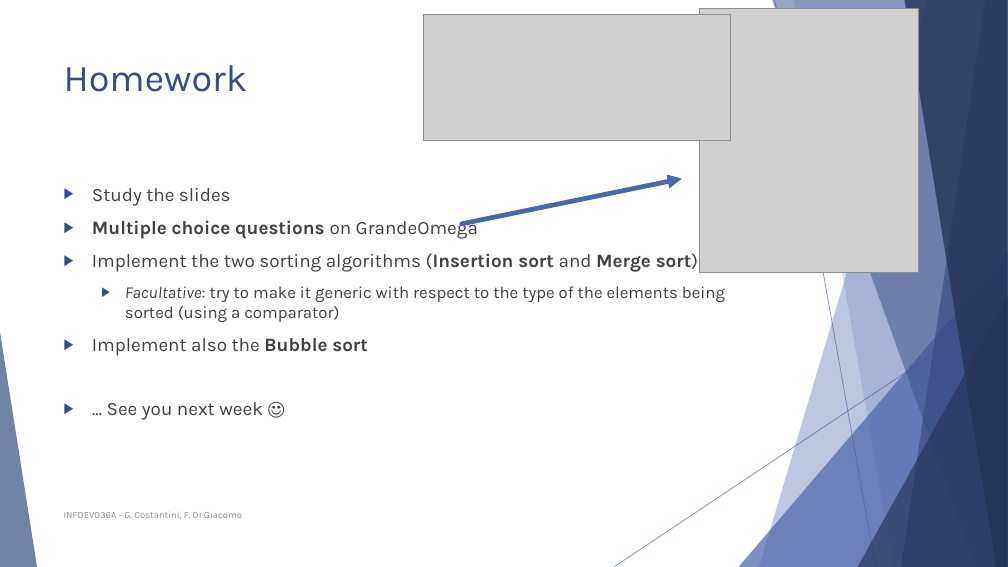
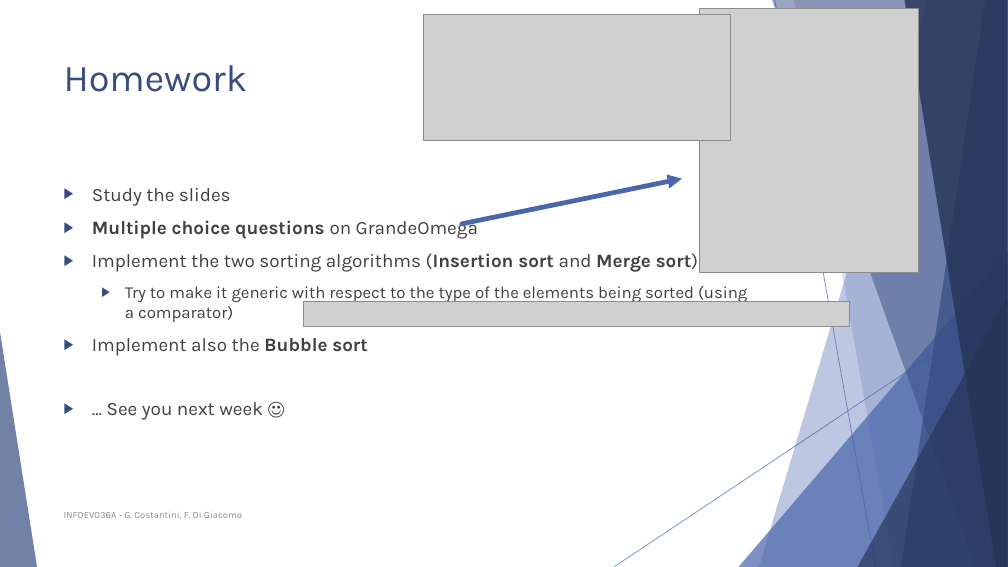
Before and after one commit to FurkanAndac/Development-6A, a slide deck: slide 46 of Lesson slides/Unit 2 - Sorting algorithms.pptx. Drawn at 1008x567 pixels with LibreOffice and Linux fonts; fonts in the diff are those of the drawing; grey boxes stand for pictures. Boxes give left, top, right and bottom in pixels: in the first picture for what was removed or moved away, otherwise in the second. Text is boxed around its words. In the diff, an @@ line names an element or a change of style, - is before the commit and + after.

Commit message:
fixes lesson 2

```diff
--- a/Lesson slides/Unit 2 - Sorting algorithms.pptx
+++ b/Lesson slides/Unit 2 - Sorting algorithms.pptx
@@ text at [125,286,747,322]: text changed @@
-  ▶ Facultative: try to make it generic with respect to the type of the elements being sorted (using a comparator)
+  ▶ Try to make it generic with respect to the type of the elements being sorted (using a comparator)
@@ picture added at [303,302,850,327] @@
```
